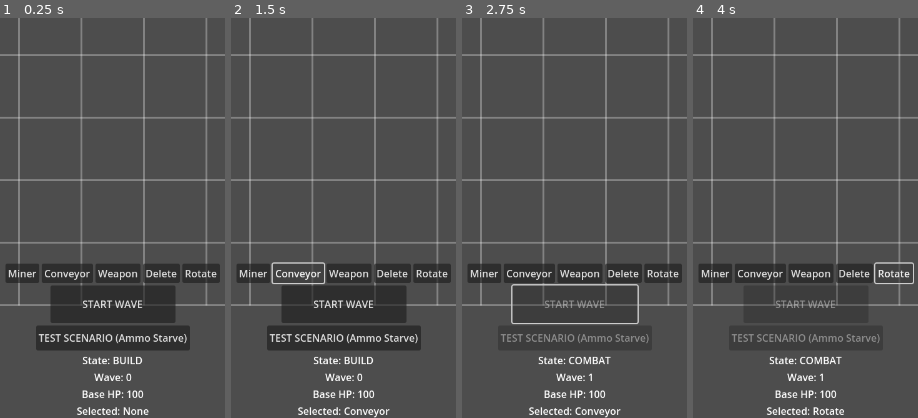
Above: before the commit, frames 1-4 (left to right).
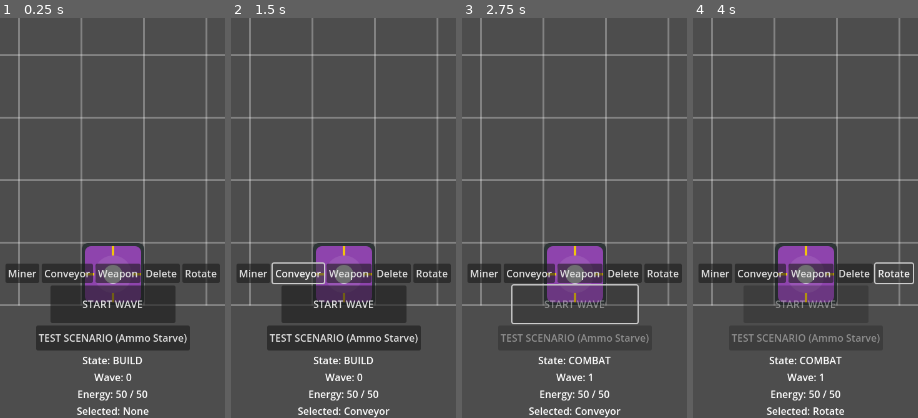
Above: after the commit, the same moments.

Repository: Spacesqueezer/Scrapline
Game: Godot game, scene res://scenes/main.tscn
Same seed, same stepped clock (60 frames per second), same inputs: the game is played once before the commit and once after it.
Inputs:
- Up to frame 1 (0.25 s): no input
- Up to frame 2 (1.5 s): click "Miner" at 0.5 s; click "Conveyor" at 1.25 s
- Up to frame 3 (2.75 s): click "START WAVE" at 2 s
- Up to frame 4 (4 s): click "Weapon" at 2.75 s; click "Rotate" at 3.5 s
The pictures show only the part of the screen within x 25-75%, y 50-100%; the shares and areas given below are measured in that part.

The runs differ from the first frame. In frame 1, 4.1% of the frame differs, in the area x 34-66%, y 56-96%; in frame 2, 4.1%; in frame 3, 4.2%; in frame 4, 4.3%.

Commit message:
fix: Stop buildings from firing and processing after being destroyed
* Added `is_destroyed` check to `Building.is_combat_active()` so that destroyed buildings immediately stop their `_process` logic (e.g. miners stop producing, weapons stop firing).
* Added a virtual `_reset_state()` method to `Building.gd` called from `on_destroyed()`.
* Overrode `_reset_state()` in `WeaponBuilding` to clear `ammo_queue` and update the label.
* Overrode `_reset_state()` in `ModifierBuilding`, `ConveyorBuilding`, and `SplitterBuilding` to clear `current_payload` and reset `is_processing`.
* Fixed a small bug where waves would spawn infinitely: updated `WaveManager.gd` to properly emit `wave_completed` when `is_wave_active` is true and no enemies are left.

Co-authored-by: Spacesqueezer <86262998+Spacesqueezer@users.noreply.github.com>

Diff:
--- /dev/null
+++ b/project/assets/core.svg
@@ -0,0 +1,9 @@
+<svg xmlns="http://www.w3.org/2000/svg" width="100" height="100">
+  <rect width="100" height="100" fill="#2d3436" rx="10"/>
+  <rect x="5" y="5" width="90" height="90" fill="#8e44ad" rx="10"/>
+  <!-- Glowing center -->
+  <circle cx="50" cy="50" r="30" fill="#9b59b6" opacity="0.8"/>
+  <circle cx="50" cy="50" r="15" fill="#ecf0f1"/>
+  <!-- Decorative tech lines -->
+  <path d="M50 5 L50 20 M50 95 L50 80 M5 50 L20 50 M95 50 L80 50" stroke="#f1c40f" stroke-width="4"/>
+</svg>
--- a/project/scenes/build_menu.tscn
+++ b/project/scenes/build_menu.tscn
@@ -52,7 +52,7 @@
 
 [node name="BaseHPLabel" type="Label" parent="VBoxContainer"]
 layout_mode = 2
-text = "Base HP: 100"
+text = "Energy: 50 / 50"
 horizontal_alignment = 1
 
 [node name="SelectedLabel" type="Label" parent="VBoxContainer"]
--- a/project/scripts/BuildMenu.gd
+++ b/project/scripts/BuildMenu.gd
@@ -73,5 +73,5 @@
 func update_wave_label(wave: int):
 	wave_label.text = "Wave: " + str(wave)
 
-func update_base_hp(hp: int):
-	base_hp_label.text = "Base HP: " + str(hp)
+func update_energy(current: int, max: int):
+	base_hp_label.text = "Energy: " + str(current) + " / " + str(max)
--- a/project/scripts/Building.gd
+++ b/project/scripts/Building.gd
@@ -13,6 +13,10 @@
 var sprite: Sprite2D
 var base_texture_path: String = ""
 
+var max_hp: float = 50.0
+var hp: float = 50.0
+var is_destroyed: bool = false
+
 func _ready():
 	if sprite == null:
 		sprite = Sprite2D.new()
@@ -26,11 +30,44 @@
 		sprite.texture = tex
 		sprite.texture_repeat = CanvasItem.TEXTURE_REPEAT_ENABLED
 
+	hp = max_hp
+
+func take_damage(amount: float):
+	if is_destroyed:
+		return
+
+	hp -= amount
+	if hp <= 0:
+		hp = 0
+		is_destroyed = true
+		on_destroyed()
+
+func on_destroyed():
+	# Визуально "выключаем" здание
+	if sprite:
+		sprite.modulate = Color(0.3, 0.3, 0.3, 0.5)
+
+	# Вызываем виртуальный метод для сброса состояния (ресурсы, патроны и т.д.) у наследников
+	_reset_state()
+
+# Виртуальный метод, который переопределяют дочерние классы (для сброса состояния при смерти)
+func _reset_state():
+	pass
+
+func repair():
+	is_destroyed = false
+	hp = max_hp
+	if sprite:
+		sprite.modulate = Color.WHITE
+
 func setup(p_data: ModuleData, p_grid_pos: Vector2i):
 	data = p_data
 	grid_position = p_grid_pos
 
 func can_receive_payload() -> bool:
+	# Если здание уничтожено, оно ничего не принимает
+	if is_destroyed:
+		return false
 	# Base class defaults to true. Subclasses like Modifier or Conveyor should override.
 	return true
 
@@ -40,6 +77,8 @@
 
 # Проверка, идет ли сейчас бой, чтобы здания не работали в режиме стройки
 func is_combat_active() -> bool:
+	if is_destroyed:
+		return false
 	var gm = get_node_or_null("/root/Main/GameManager")
 	if gm and gm.current_state == GameManager.GameState.COMBAT:
 		return true
--- a/project/scripts/ConveyorBuilding.gd
+++ b/project/scripts/ConveyorBuilding.gd
@@ -38,6 +38,10 @@
 		if timer >= processing_time:
 			try_finish_processing()
 
+func _reset_state():
+	current_payload = null
+	is_processing = false
+
 func try_finish_processing():
 	var gm = get_node_or_null("/root/Main/World2D/GridManager")
 	if not gm:
--- /dev/null
+++ b/project/scripts/CoreBuilding.gd
@@ -0,0 +1,25 @@
+class_name CoreBuilding
+extends Building
+
+@export var max_energy: int = 50
+
+func _init():
+	base_texture_path = "res://assets/core.svg"
+
+func _ready():
+	super()
+	max_hp = 200.0
+	hp = max_hp
+
+# Ядро ничего не производит и не передает (пока), только питает фабрику и выступает целью
+func can_receive_payload() -> bool:
+	return false
+
+func receive_payload(payload: Payload):
+	pass
+
+func on_destroyed():
+	# Если ядро уничтожено - игра окончена
+	var gm = get_node_or_null("/root/Main/GameManager")
+	if gm:
+		gm.change_state(gm.GameState.GAME_OVER)
--- a/project/scripts/Enemy.gd
+++ b/project/scripts/Enemy.gd
@@ -48,13 +48,41 @@
 	show()
 	queue_redraw()
 
+var attack_timer: float = 0.0
+var attack_rate: float = 1.0
+var attack_damage: float = 10.0
+var target_building: Building = null
+
 func _process(delta):
 	if not is_active:
 		return
 
+	# Если есть живая цель перед нами - останавливаемся и бьем
+	if target_building and not target_building.is_destroyed:
+		attack_timer += delta
+		if attack_timer >= attack_rate:
+			attack_timer = 0.0
+			target_building.take_damage(attack_damage)
+			# Небольшая визуальная обратная связь атаки врага
+			global_position.y += 5
+			var t = get_tree().create_timer(0.1)
+			t.timeout.connect(func(): global_position.y -= 5)
+		return
+	else:
+		target_building = null
+
+	# Иначе движемся дальше
 	global_position += move_direction * speed * delta
 
-	# Проверка достижения базы (враг ушел за нижний край экрана, например Y > 1100)
+	# Проверка столкновения со зданиями
+	var grid_manager = get_node_or_null("/root/Main/World2D/GridManager")
+	if grid_manager:
+		var grid_pos = grid_manager.world_to_grid(global_position + Vector2(0, 30)) # Немного впереди врага
+		var b = grid_manager.get_module_at(grid_pos)
+		if b is Building and not b.is_destroyed:
+			target_building = b
+
+	# Если враг ушел за нижний край экрана (дошел до Ядра или прошел мимо)
 	if global_position.y > 1100:
 		reach_base()
 
--- a/project/scripts/GameManager.gd
+++ b/project/scripts/GameManager.gd
@@ -10,12 +10,13 @@
 
 var current_state: GameState = GameState.BUILD
 var current_wave: int = 0
-var base_hp: int = 100
+var max_energy: int = 50
+var current_energy: int = 50
 
 # Signals
 signal state_changed(new_state: GameState)
 signal wave_started(wave_num: int)
-signal base_damaged(amount: int, current_hp: int)
+signal energy_changed(current: int, max: int)
 
 @onready var wave_manager = $"../WaveManager"
 @onready var grid_manager = $"../World2D/GridManager"
@@ -37,7 +38,7 @@
 			build_menu.update_state_label(state_name)
 		)
 		wave_started.connect(func(w): build_menu.update_wave_label(w))
-		base_damaged.connect(func(amt, hp): build_menu.update_base_hp(hp))
+		energy_changed.connect(func(c, m): build_menu.update_energy(c, m))
 
 	if reward_menu:
 		reward_menu.on_reward_selected.connect(_on_reward_selected)
@@ -109,6 +110,11 @@
 	match current_state:
 		GameState.BUILD:
 			print("Phase: BUILD")
+			if grid_manager:
+				for key in grid_manager.grid.keys():
+					var building = grid_manager.grid[key] as Building
+					if building and building.has_method("repair"):
+						building.repair()
 		GameState.COMBAT:
 			print("Phase: COMBAT")
 			start_wave()
@@ -135,11 +141,10 @@
 	if wave_manager:
 		wave_manager.start_wave(current_wave)
 
+# Больше не используется (враги теперь атакуют Ядро напрямую в Enemy.gd)
+# Оставлено для обратной совместимости, если понадобится
 func damage_base(amount: int):
-	base_hp -= amount
-	base_damaged.emit(amount, base_hp)
-	if base_hp <= 0:
-		change_state(GameState.GAME_OVER)
+	pass
 
 func get_closest_enemy(pos: Vector2, max_range: float) -> Node2D:
 	if wave_manager:
--- a/project/scripts/GridManager.gd
+++ b/project/scripts/GridManager.gd
@@ -10,11 +10,23 @@
 var current_selected_building: String = ""
 var can_build: bool = true
 
+var core_building: CoreBuilding
+
 @onready var pool_manager = get_node("/root/Main/PoolManager")
+@onready var game_manager = get_node("/root/Main/GameManager")
 
 func _ready():
 	print("GridManager initialized. Size: ", grid_size)
 	queue_redraw()
+	# Размещаем Ядро на старте (посередине внизу)
+	_place_core()
+
+func _place_core():
+	core_building = CoreBuilding.new()
+	var md = ModuleData.new()
+	core_building.setup(md, Vector2i(grid_size.x / 2, grid_size.y - 1))
+	core_building.facing_direction = Vector2i.UP
+	place_module(core_building.grid_position, core_building)
 
 func set_selected_building(building_type: String):
 	current_selected_building = building_type
@@ -52,6 +64,11 @@
 		return
 
 	var new_building: Building = null
+	var cost = 10 # Хардкодим стоимость для MVP (можно брать из ModuleData потом)
+
+	if game_manager and game_manager.current_energy < cost:
+		print("Not enough energy!")
+		return
 	match current_selected_building:
 		"Miner":
 			new_building = Miner.new()
@@ -97,6 +114,9 @@
 			new_building.facing_direction = Vector2i.UP
 
 	if new_building:
+		if game_manager:
+			game_manager.current_energy -= cost
+			game_manager.energy_changed.emit(game_manager.current_energy, game_manager.max_energy)
 		place_module(grid_pos, new_building)
 
 func _draw():
@@ -160,12 +180,23 @@
 func remove_module(grid_pos: Vector2i):
 	if grid.has(grid_pos):
 		var module = grid[grid_pos]
+		if module is CoreBuilding:
+			print("Cannot delete Core Building!")
+			return
+
+		# Восстанавливаем энергию
+		if module is Building and module.data and game_manager:
+			game_manager.current_energy += module.data.energy_cost
+			game_manager.energy_changed.emit(game_manager.current_energy, game_manager.max_energy)
+
 		grid.erase(grid_pos)
 		module.queue_free()
 
 func clear_grid():
 	var keys = grid.keys()
 	for key in keys:
+		if grid[key] is CoreBuilding:
+			continue
 		remove_module(key)
 
 ## Gets the module at a specific position, returns null if empty
--- a/project/scripts/ModifierBuilding.gd
+++ b/project/scripts/ModifierBuilding.gd
@@ -28,6 +28,10 @@
 		if timer >= processing_time:
 			finish_processing()
 
+func _reset_state():
+	current_payload = null
+	is_processing = false
+
 func finish_processing():
 	if current_payload and modifier_data:
 		current_payload.apply_modifier(modifier_data)
--- a/project/scripts/ModuleData.gd
+++ b/project/scripts/ModuleData.gd
@@ -3,4 +3,4 @@
 
 @export var scene_path: PackedScene
 @export var size: Vector2i = Vector2i(1, 1)
-@export var base_cost: int = 10
+@export var energy_cost: int = 10 # Энергия, необходимая для постройки
--- a/project/scripts/SplitterBuilding.gd
+++ b/project/scripts/SplitterBuilding.gd
@@ -27,6 +27,10 @@
 		timer += delta
 		if timer >= processing_time:
 			try_finish_processing()
+
+func _reset_state():
+	current_payload = null
+	is_processing = false
 
 func try_finish_processing():
 	# Получаем ссылки на соседей через GridManager
--- a/project/scripts/WaveManager.gd
+++ b/project/scripts/WaveManager.gd
@@ -95,8 +95,12 @@
 func _on_enemy_reach_base(enemy: Enemy):
 	active_enemies.erase(enemy)
 	enemies_alive -= 1
-	if game_manager:
-		game_manager.damage_base(10)
+
+	# Наносим урон Ядру за пропущенного врага (штраф)
+	var grid_manager = get_node_or_null("/root/Main/World2D/GridManager")
+	if grid_manager and grid_manager.core_building:
+		grid_manager.core_building.take_damage(10)
+
 	check_wave_end()
 	if not pool_manager:
 		enemy.queue_free()
--- a/project/scripts/WeaponBuilding.gd
+++ b/project/scripts/WeaponBuilding.gd
@@ -98,6 +98,10 @@
 	if ammo_label:
 		ammo_label.text = str(ammo_queue.size())
 
+func _reset_state():
+	ammo_queue.clear()
+	_update_ammo_label()
+
 func _draw():
 	# Отрисовываем сектор обстрела (если он меньше 360)
 	if weapon_data and weapon_data.firing_arc < 360.0:
